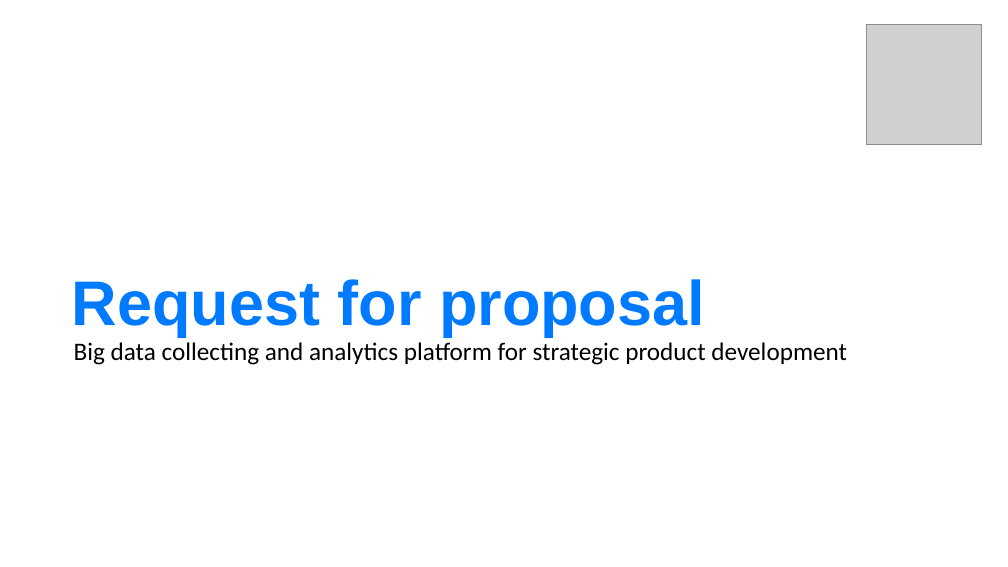
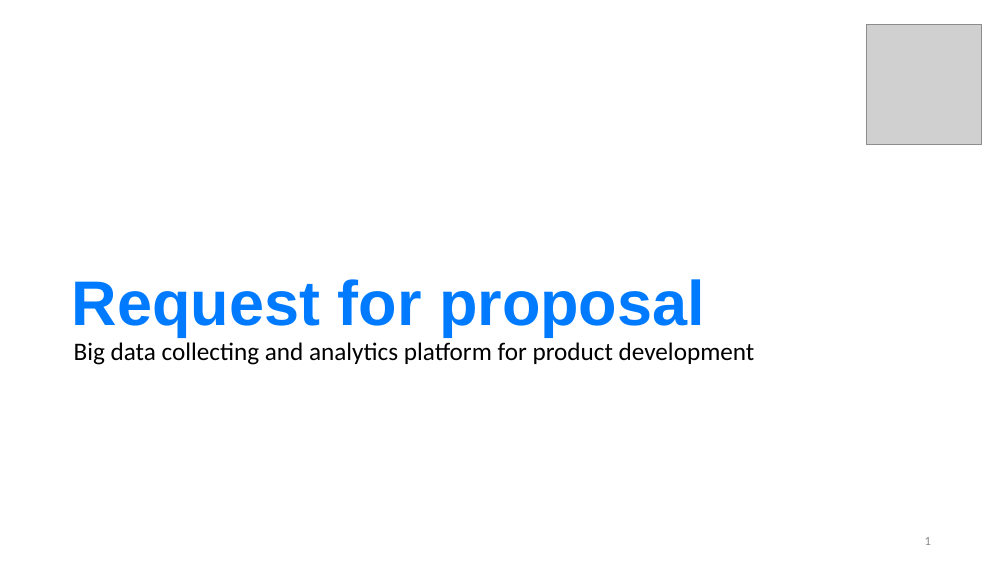
Before and after one commit to seraogianluca/IR2, a slide deck: slide 1 of PM/RFP Presentation.pptx. Drawn at 1008x567 pixels with LibreOffice and Linux fonts; fonts in the diff are those of the drawing; grey boxes stand for pictures. Boxes give left, top, right and bottom in pixels: in the first picture for what was removed or moved away, otherwise in the second. Text is boxed around its words. In the diff, an @@ line names an element or a change of style, - is before the commit and + after.

```diff
--- a/PM/RFP Presentation.pptx
+++ b/PM/RFP Presentation.pptx
@@ subtitle at <box>74,342,755,365</box>: text changed @@
-Big data collecting and analytics platform for strategic product development
+Big data collecting and analytics platform for product development
@@ page number added at <box>925,537,931,545</box>, 12 pt, text #8C8C8C @@
+1
```
Also in this commit, not shown: 17 other slides changed, 1 other file.
